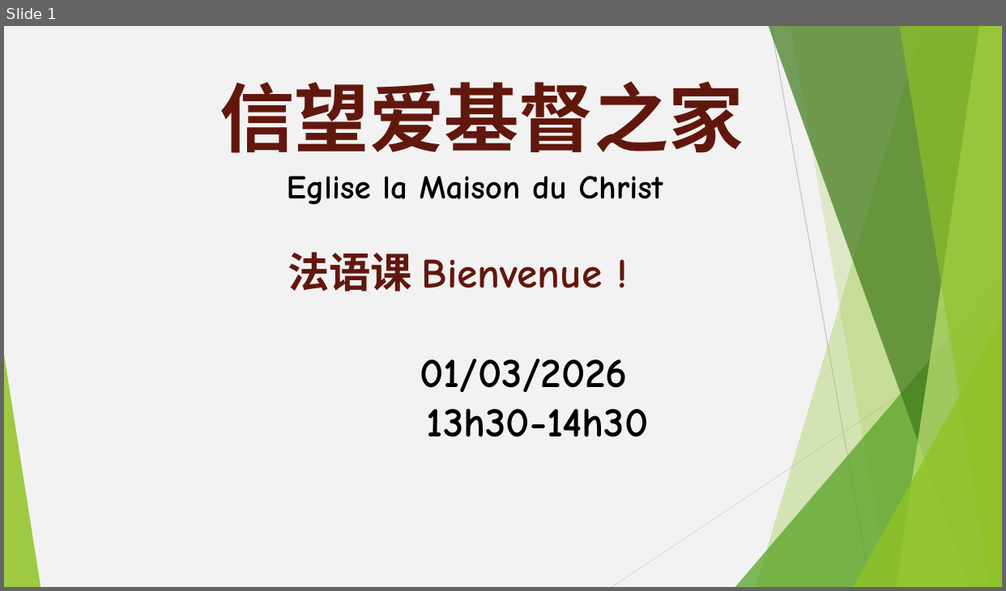
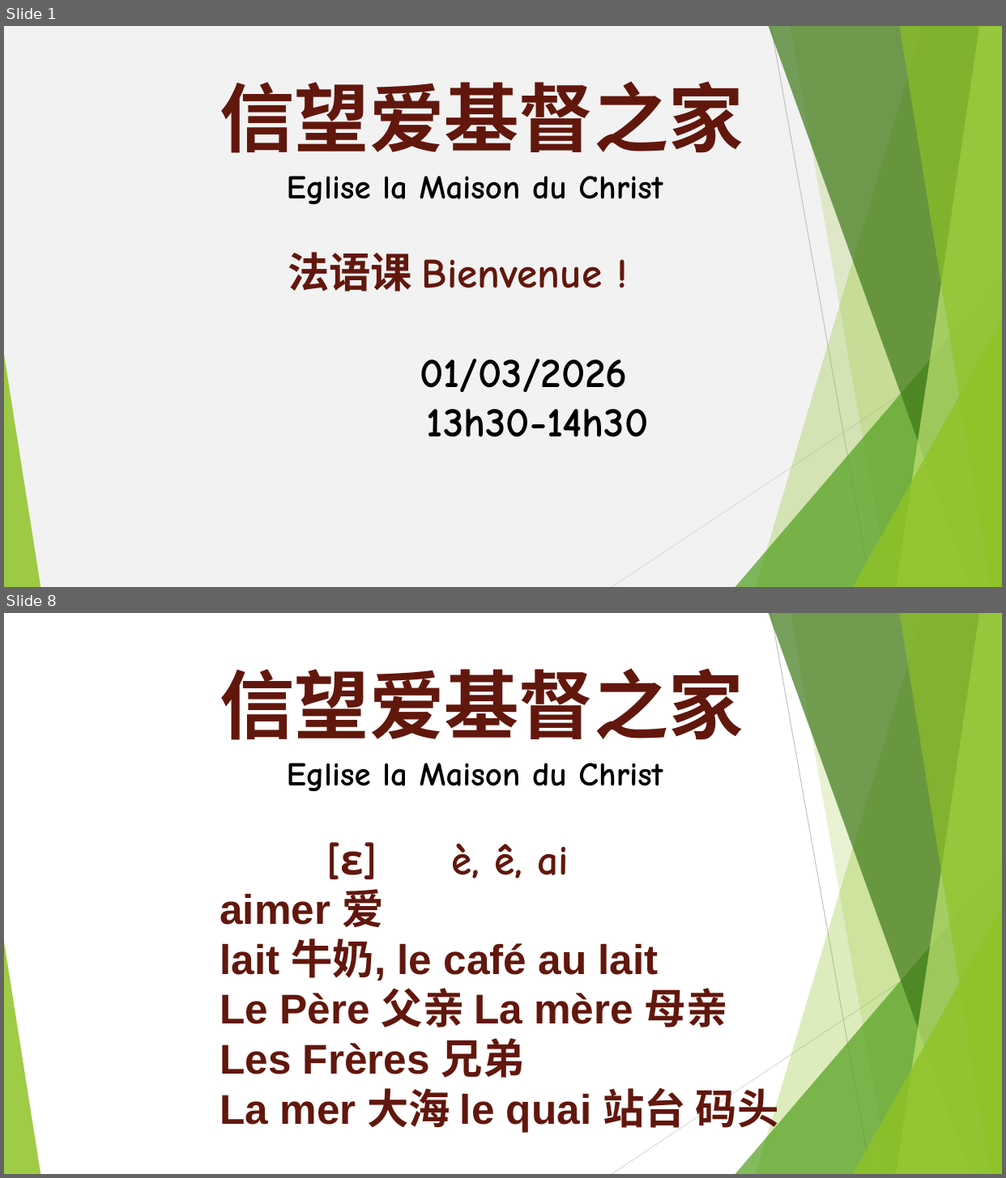
Before and after one commit to WANGZijian1994/SildePPT, a slide deck: 2026-03-01 法语课.pptx. Shown one above the other, each under a label of ours: slide 1 before the commit, slides 1 and 8 after it; the slides between them are not shown. The pictures are 1006x591 and 1006x1178 pixels, drawn with LibreOffice and Linux fonts; fonts in the diff are those of the drawing. Boxes give left, top, right and bottom in pixels: in the first picture for what was removed or moved away, otherwise in the second. Text is boxed around its words. In the diff, an @@ line names an element or a change of style, - is before the commit and + after.

```diff
--- a/2026-03-01 法语课.pptx
+++ b/2026-03-01 法语课.pptx
@@ slide 8 added at (x1=4, y1=613, x2=1002, y2=1174), background #FFFFFF; not listed: 10 template elements that a slide beside it also shows @@
@@ text added at (x1=219, y1=668, x2=779, y2=1135), 40 pt, text #62170D, bold @@
+信望爱基督之家
+Eglise la Maison du Christ
+[ɛ] è, ê, ai
+aimer 爱
+lait 牛奶, le café au lait
+Le Père 父亲 La mère 母亲
+Les Frères 兄弟
+La mer 大海 le quai 站台 码头
```
Also in this commit, not shown: 1 slide changed, 22 other slides added, 2 other files.
